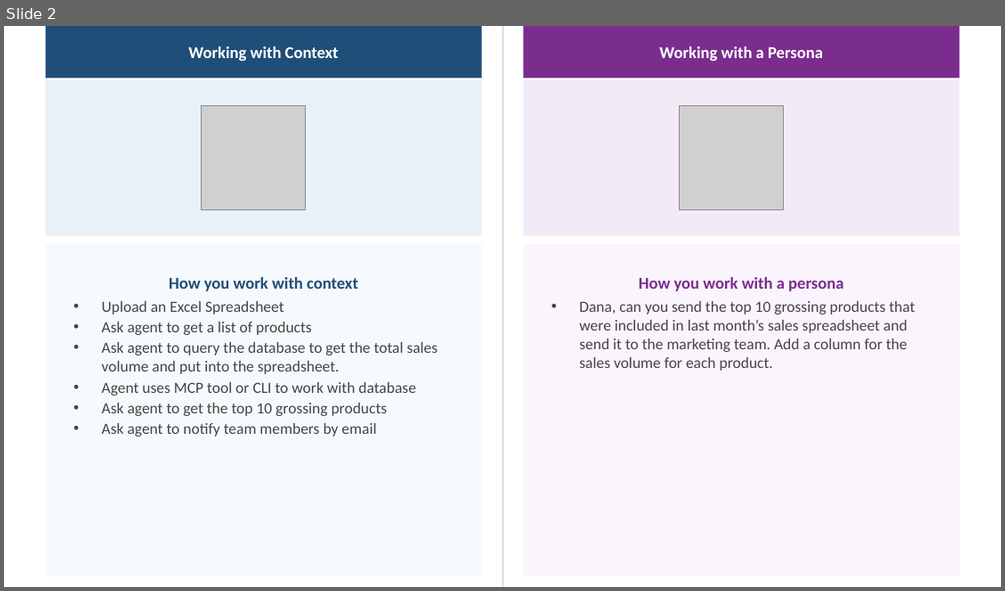
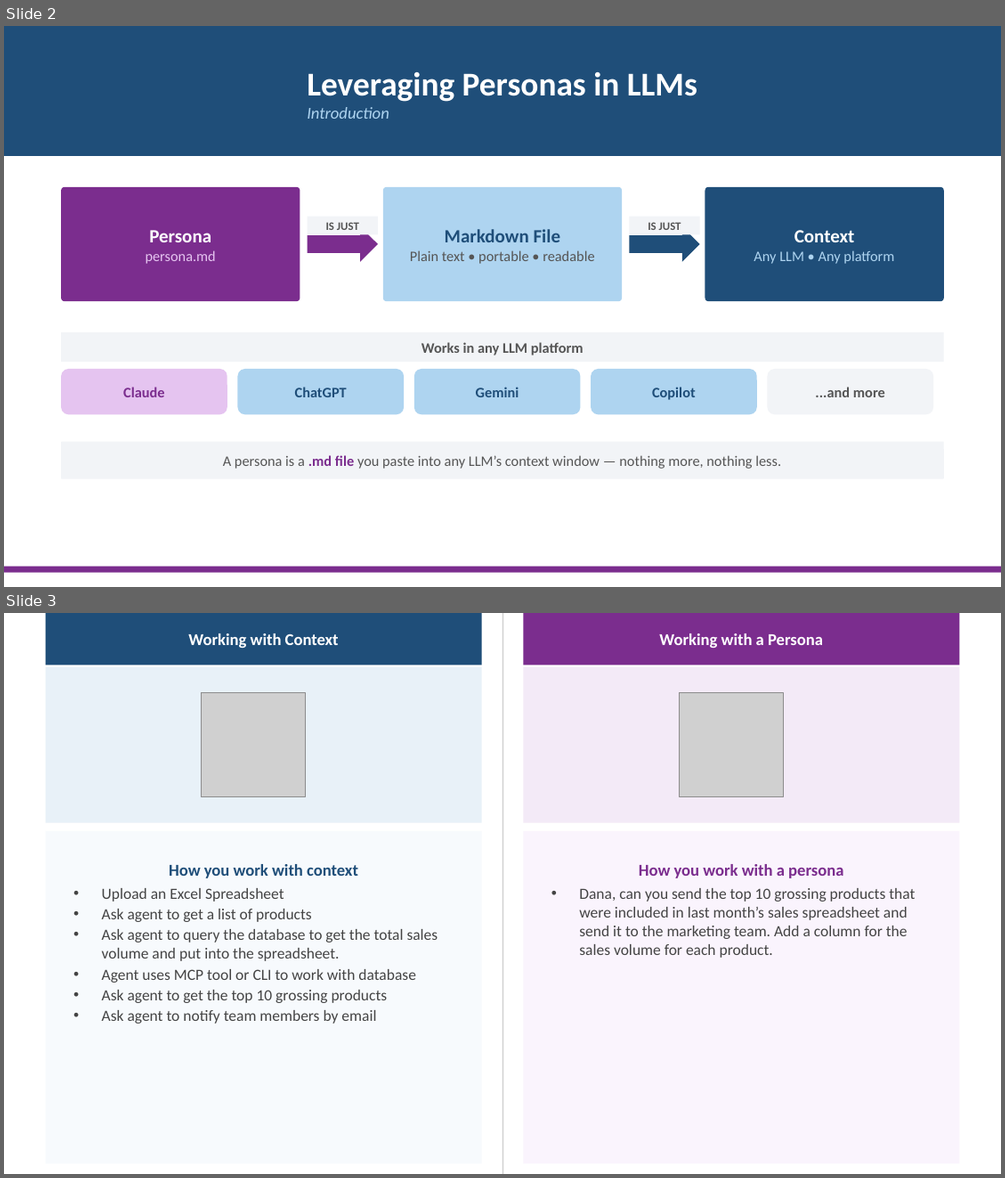
Before and after one commit to greenflagsoftware/virtual-team, a slide deck: docs/Materials.pptx. Shown one above the other, each under a label of ours: slide 2 before the commit, slides 2 and 3 after it. The pictures are 1005x591 and 1005x1178 pixels, drawn with LibreOffice and Linux fonts; fonts in the diff are those of the drawing; grey boxes stand for pictures. Boxes give left, top, right and bottom in pixels: in the first picture for what was removed or moved away, otherwise in the second. Text is boxed around its words. In the diff, an @@ line names an element or a change of style, - is before the commit and + after.

```diff
--- a/docs/Materials.pptx
+++ b/docs/Materials.pptx
@@ slide 2 added at [4,26,1001,587], background #FFFFFF @@
@@ rectangle added at [4,26,1001,156], fill #1F4E79 @@
@@ text added at [307,72,697,119], 32 pt, text #FFFFFF, bold @@
+Leveraging Personas in LLMs
+Introduction
@@ rounded rectangle added at [61,187,299,301], fill #7B2D8E, 14 pt, text #E5C4F0 @@
+Persona
+persona.md
@@ rounded rectangle added at [383,187,622,301], fill #AED4F0, 14 pt, text #555555 @@
+Markdown File
+Plain text • portable • readable
@@ rounded rectangle added at [705,187,944,301], fill #1F4E79, 14 pt, text #AED4F0 @@
+Context
+Any LLM • Any platform
@@ right arrow added at [307,226,378,262], fill #7B2D8E @@
@@ rectangle added at [307,216,378,234], fill #F2F4F7, 11 pt, text #555555, bold @@
+IS JUST
@@ right arrow added at [629,226,699,262], fill #1F4E79 @@
@@ rectangle added at [629,216,699,234], fill #F2F4F7, 11 pt, text #555555, bold @@
+IS JUST
@@ rectangle added at [61,332,944,362], fill #F2F4F7, 14 pt, text #555555, bold @@
+Works in any LLM platform
@@ rounded rectangle added at [61,369,226,414], fill #E5C4F0, 14 pt, text #7B2D8E, bold @@
+Claude
@@ rounded rectangle added at [237,369,404,414], fill #AED4F0, 14 pt, text #1F4E79, bold @@
+ChatGPT
@@ rounded rectangle added at [414,369,581,414], fill #AED4F0, 14 pt, text #1F4E79, bold @@
+Gemini
@@ rounded rectangle added at [591,369,757,414], fill #AED4F0, 14 pt, text #1F4E79, bold @@
+Copilot
@@ rounded rectangle added at [768,369,933,414], fill #F2F4F7, 14 pt, text #555555, bold @@
+...and more
@@ rounded rectangle added at [61,442,944,479], fill #F2F4F7, 14 pt, text #555555 @@
+A persona is a .md file you paste into any LLM’s context window — nothing more, nothing less.
@@ rectangle added at [4,566,1001,572], fill #7B2D8E @@
@@ what was slide 2 is now slide 3 @@
```
Also in this commit, not shown: 1 other slide added, 1 slide removed.
